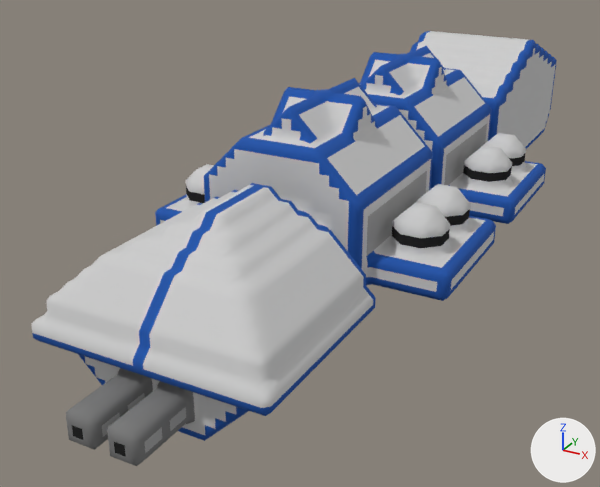
The OBJ model src/jsMain/resources/meshes/diadochi-3-chernobog-class.obj: old version first, new version second.
Camera for both pictures: a 50 mm camera at (37.1, -87.7, 32.2) aimed at (-7.1, -7.4, -8.0). The axes (+X, +Y, +Z) are drawn at lower right. The lights are the same throughout. Where no turn or scale is listed for an object, it has been applied to the vertices.

In view in the first picture: 'diadochi-3-chernobog-class'.
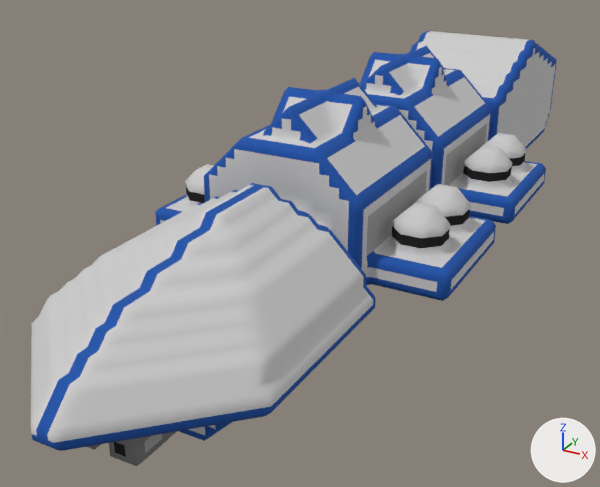
The newer file is also turned or shifted as a whole; pictures and numbers use the older file's frame.

Location of each change, [x1, y1, x2, y2] in pixels of the pictures (600 x 487 px):
'diadochi-3-chernobog-class', reshaped: before [32, 31, 557, 466]; after [31, 31, 557, 466]
part 1 of me_diadochi_3_chernobog_class, built on: before [32, 226, 272, 416]; after [31, 226, 266, 451]
part 2 of me_diadochi_3_chernobog_class, surface changed: before [61, 307, 252, 412]

The change, as a list of edits to the scene's bpy script:
```text
Change me_diadochi_3_chernobog_class:
    used by ob_diadochi_3_chernobog_class; location = (0.0, 0.0, 0.0)
    remove me_diadochi_3_chernobog_class.from_pydata(...)  # 15642 vertices, 31288 faces; spans x -16.5..16.5, y -51.0..53.0, z -21.0..13.0
    add me_diadochi_3_chernobog_class.from_pydata(...)  # 16173 vertices, 32350 faces; spans x -16.5..16.5, y -56.0..53.0, z -21.0..13.0
    me_diadochi_3_chernobog_class part 1: 84 vertices moved from x -10.0..10.0, y -46.0..-38.0, z -2.5..5.5 to x -10.5..10.5, y -54.5..-38.5, z -3.0..6.0; 234 vertices removed from x -10.5..10.5, y -46.0..-26.5, z -3.0..5.5; 765 vertices added at x -10.5..10.5, y -56.0..-25.6, z -3.3..6.0
    me_diadochi_3_chernobog_class part 2: 232 kept faces spanning x -10.5..10.5, y -53.5..-28.0, z -3.3..-3.0 get new texture (UV) coordinates
```
